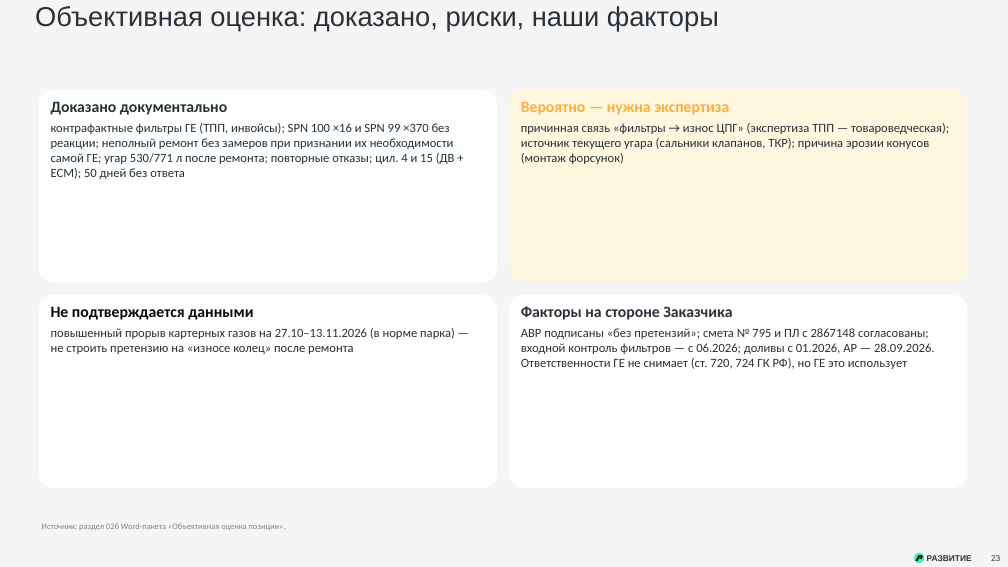
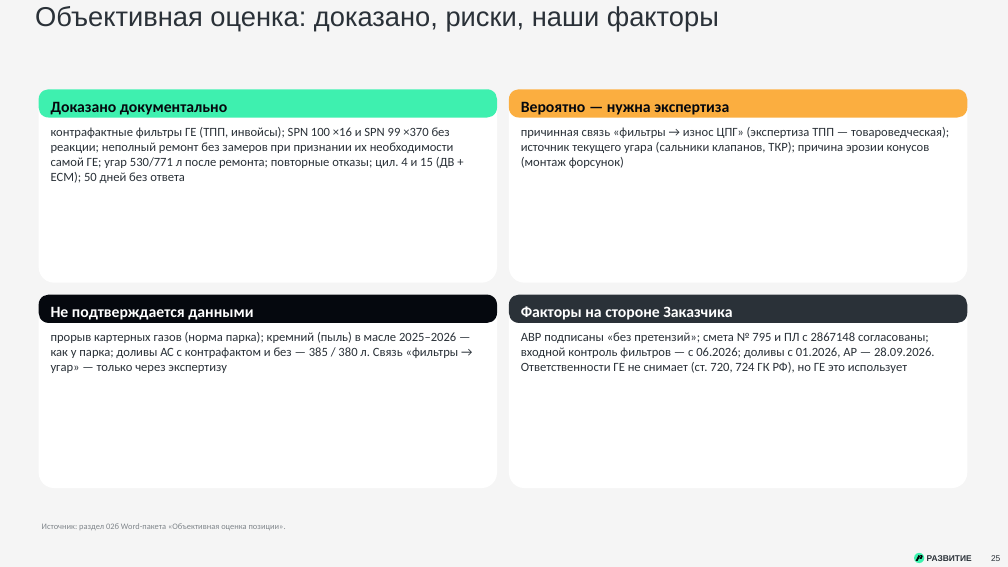
Before and after one commit to victorekuznetsov/Claim_-, a slide deck: slide 25 of Претензия ГЕ — ДВС NTE240/Презентация — претензия ГЕ по ДВС NTE240.pptx (slide 23 before the commit). Drawn at 1008x567 pixels with LibreOffice and Linux fonts; fonts in the diff are those of the drawing. Boxes give left, top, right and bottom in pixels: in the first picture for what was removed or moved away, otherwise in the second. Text is boxed around its words. In the diff, an @@ line names an element or a change of style, - is before the commit and + after.

```diff
--- a/Претензия ГЕ — ДВС NTE240/Презентация — претензия ГЕ по ДВС NTE240.pptx
+++ b/Претензия ГЕ — ДВС NTE240/Презентация — претензия ГЕ по ДВС NTE240.pptx
@@ rounded rectangle at (39, 89, 497, 283): fill #FDFEFE to #FFFFFF @@
@@ rounded rectangle added at (39, 89, 497, 117), fill #3EF0AF @@
@@ rounded rectangle at (509, 89, 967, 283): fill #FFF6E0 to #FFFFFF @@
@@ rounded rectangle added at (509, 89, 967, 117), fill #FBAE40 @@
@@ text at (51, 101, 227, 115): paragraph removed @@
-Доказано документально
@@ text added at (51, 101, 227, 115), 15 pt, text #05080E, bold @@
+Доказано документально
@@ text at (521, 102, 729, 115): paragraph removed @@
-Вероятно — нужна экспертиза
@@ text added at (521, 101, 729, 115), 15 pt, text #05080E, bold @@
+Вероятно — нужна экспертиза
@@ text "контрафактные фильтры ГЕ (ТПП, инвойсы); ...": place and size @@
-text "контрафактные фильтры ГЕ (ТПП, инвойсы); ..." at (51, 101, 455, 179)
+text "контрафактные фильтры ГЕ (ТПП, инвойсы); ..." at (51, 127, 455, 183)
@@ text "причинная связь «фильтры → износ ...": place and size @@
-text "причинная связь «фильтры → износ ..." at (521, 102, 949, 164)
+text "причинная связь «фильтры → износ ..." at (521, 127, 949, 168)
@@ rounded rectangle at (39, 295, 497, 488): fill #FEFEFD to #FFFFFF @@
@@ rounded rectangle added at (39, 295, 497, 323), fill #05080E @@
@@ rounded rectangle added at (509, 295, 967, 323), fill #2A3138 @@
@@ text removed at (51, 306, 455, 354) @@
-Не подтверждается данными
-повышенный прорыв картерных газов на 27.10–13.11.2026 (в норме парка) — не строить претензию на «износе колец» после ремонта
@@ text added at (51, 306, 253, 320), 15 pt, text #FFFFFF, bold @@
+Не подтверждается данными
@@ text "АВР подписаны «без претензий»; смета ...": place and size @@
-text "АВР подписаны «без претензий»; смета ..." at (521, 306, 935, 369)
+text "АВР подписаны «без претензий»; смета ..." at (521, 332, 935, 373)
@@ text at (521, 306, 732, 320): paragraph removed @@
-Факторы на стороне Заказчика
@@ text added at (521, 306, 732, 320), 15 pt, text #FFFFFF, bold @@
+Факторы на стороне Заказчика
@@ text added at (51, 332, 459, 373), 12 pt, text #2A3138 @@
+прорыв картерных газов (норма парка); кремний (пыль) в масле 2025–2026 — как у парка; доливы АС с контрафактом и без — 385 / 380 л. Связь «фильтры → угар» — только через экспертизу
```
Also in this commit, not shown: 6 other slides changed, 2 slides added, 3 other files.
